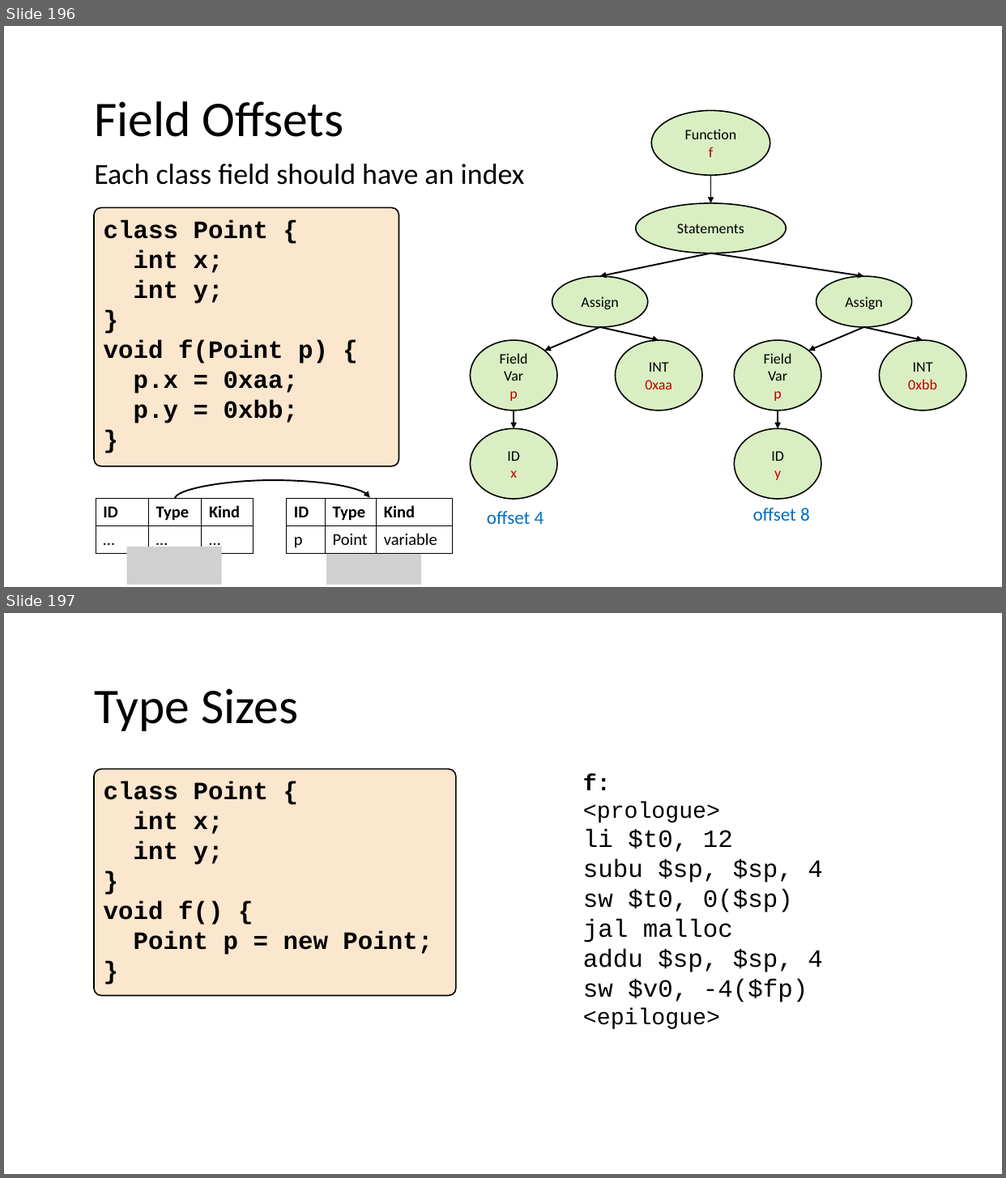
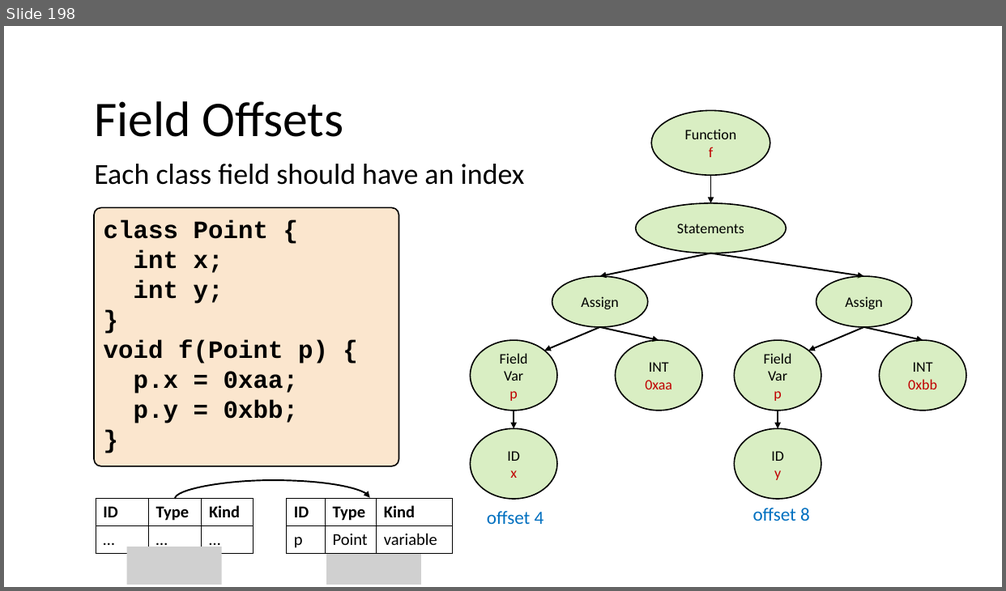
Before and after one commit to nivshani/compilation, a slide deck: slides/semantic.pptx. Shown one above the other, each under a label of ours: slides 196 and 197 before the commit, slide 198 after it. The pictures are 1006x1178 and 1006x591 pixels, drawn with LibreOffice and Linux fonts; fonts in the diff are those of the drawing; grey boxes stand for pictures. Boxes give left, top, right and bottom in pixels: in the first picture for what was removed or moved away, otherwise in the second. Text is boxed around its words. In the diff, an @@ line names an element or a change of style, - is before the commit and + after.

```diff
--- a/slides/semantic.pptx
+++ b/slides/semantic.pptx
@@ slide 197 removed at <box>4,613,1002,1174</box>, background #FFFFFF @@
@@ text removed at <box>94,688,298,731</box> @@
-Type Sizes
@@ rounded rectangle removed at <box>94,769,456,996</box> @@
-class Point {
-int x;
-int y;
-}
-void f() {
-Point p = new Point;
-}
@@ text removed at <box>583,774,822,1029</box> @@
-f:
-<prologue>
-li $t0, 12
-subu $sp, $sp, 4
-sw $t0, 0($sp)
-jal malloc
-addu $sp, $sp, 4
-sw $v0, -4($fp)
-<epilogue>
@@ what was slide 196 is now slide 198 @@
```
Also in this commit, not shown: 12 slides changed, 2 slides added, 1 other file.
